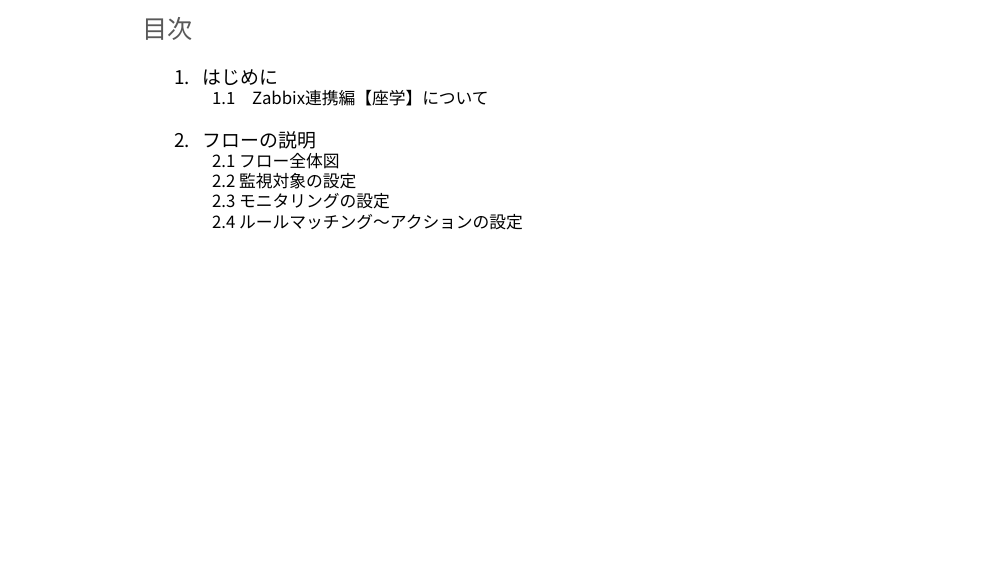
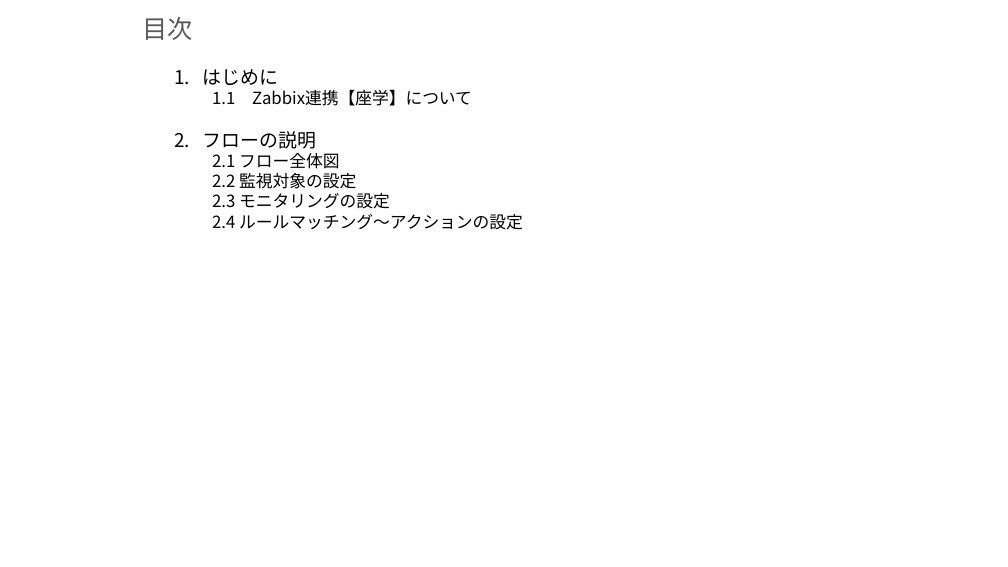
Before and after one commit to exastro-suite/oase-docs, a slide deck: slide 2 of asset/Learn_ja/OASE-zabbix_lecture_ja.pptx. Drawn at 1008x567 pixels with LibreOffice and Linux fonts; fonts in the diff are those of the drawing; background and template pictures are left out. Boxes give left, top, right and bottom in pixels: in the first picture for what was removed or moved away, otherwise in the second. Text is boxed around its words. In the diff, an @@ line names an element or a change of style, - is before the commit and + after.

```diff
--- a/asset/Learn_ja/OASE-zabbix_lecture_ja.pptx
+++ b/asset/Learn_ja/OASE-zabbix_lecture_ja.pptx
@@ text at bbox=[212, 89, 472, 106]: text changed @@
-  1.1 Zabbix連携編【座学】について
+  1.1 Zabbix連携【座学】について
```
Also in this commit, not shown: 5 other slides changed, 3 other files.
